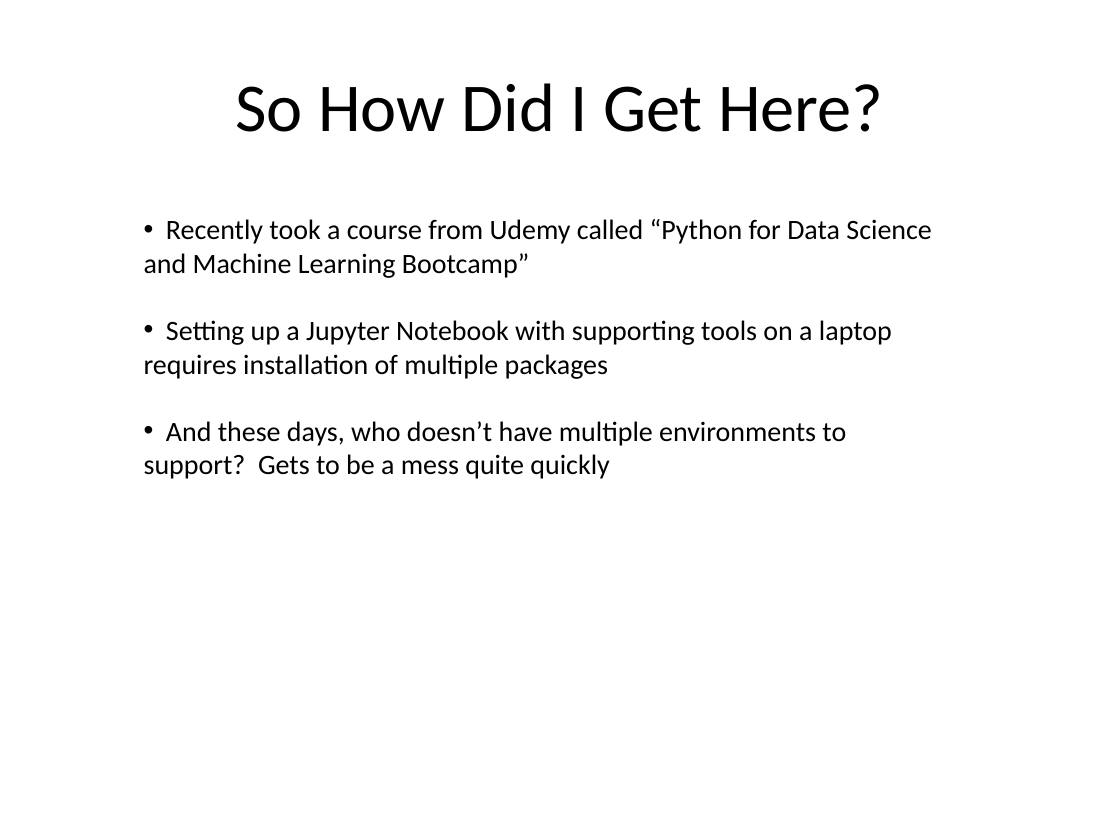
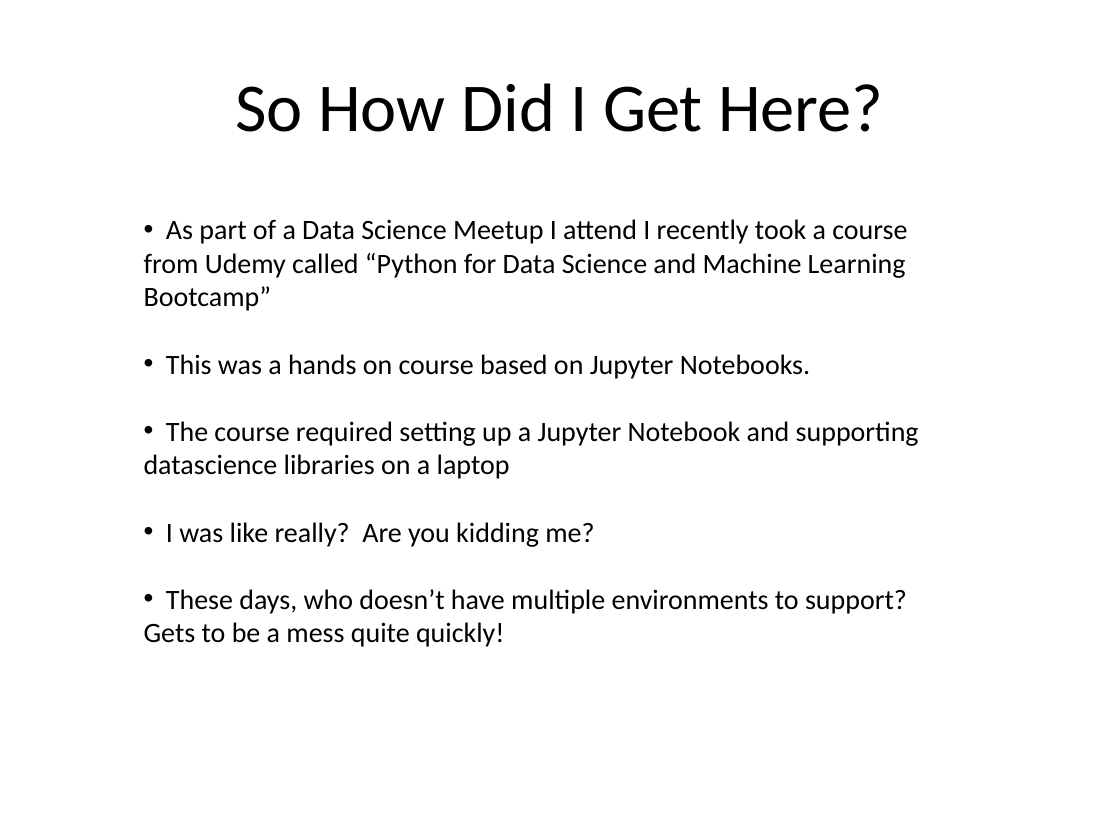
Before and after one commit to kskalvar/jupyter-notebook-with-docker-win7, a slide deck: slide 2 of slides/Jupyter Notebook with Docker on Win7.pptx. Drawn at 1120x840 pixels with LibreOffice and Linux fonts; fonts in the diff are those of the drawing; background and template pictures are left out. Boxes give left, top, right and bottom in pixels: in the first picture for what was removed or moved away, otherwise in the second. Text is boxed around its words. In the diff, an @@ line names an element or a change of style, - is before the commit and + after.

Commit message:
Update slides

```diff
--- a/slides/Jupyter Notebook with Docker on Win7.pptx
+++ b/slides/Jupyter Notebook with Docker on Win7.pptx
@@ text at (144, 219, 919, 647): text changed @@
-• Recently took a course from Udemy called “Python for Data Science and Machine Learning Bootcamp”
-• Setting up a Jupyter Notebook with supporting tools on a laptop requires installation of multiple packages
-• And these days, who doesn’t have multiple environments to support? Gets to be a mess quite quickly
+• As part of a Data Science Meetup I attend I recently took a course from Udemy called “Python for Data Science and Machine Learning Bootcamp”
+• This was a hands on course based on Jupyter Notebooks.
+• The course required setting up a Jupyter Notebook and supporting datascience libraries on a laptop
+• I was like really? Are you kidding me?
+• These days, who doesn’t have multiple environments to support? Gets to be a mess quite quickly!
```
Also in this commit, not shown: 5 other slides changed.
